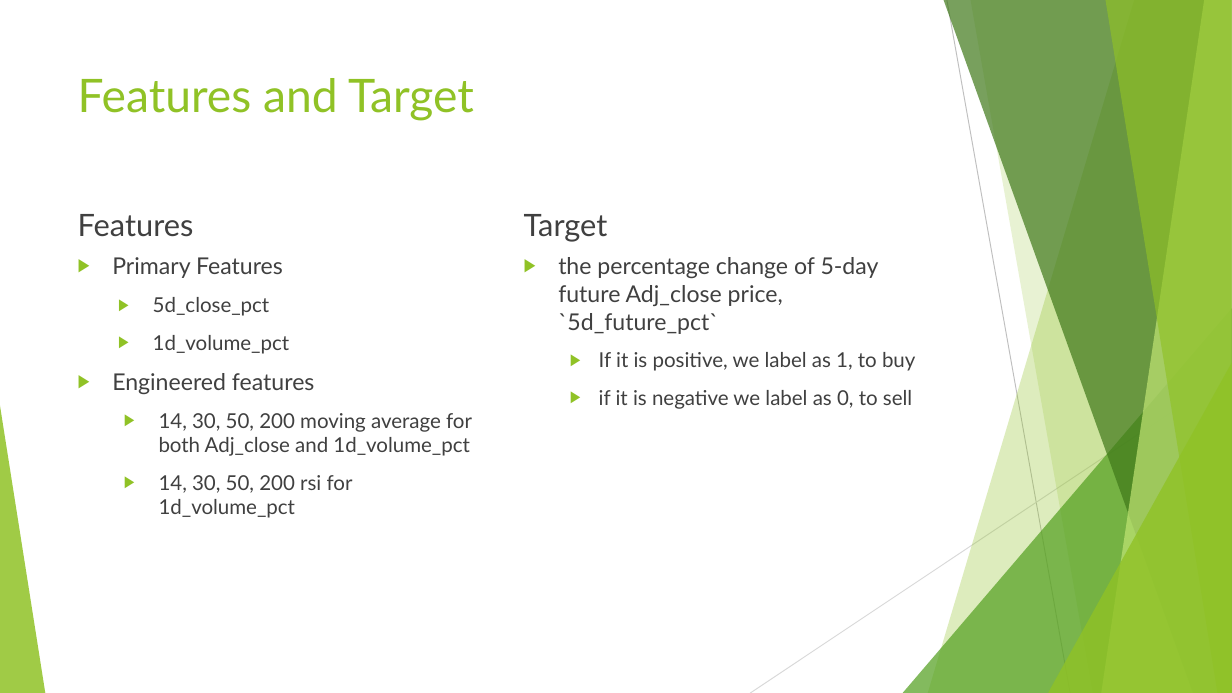
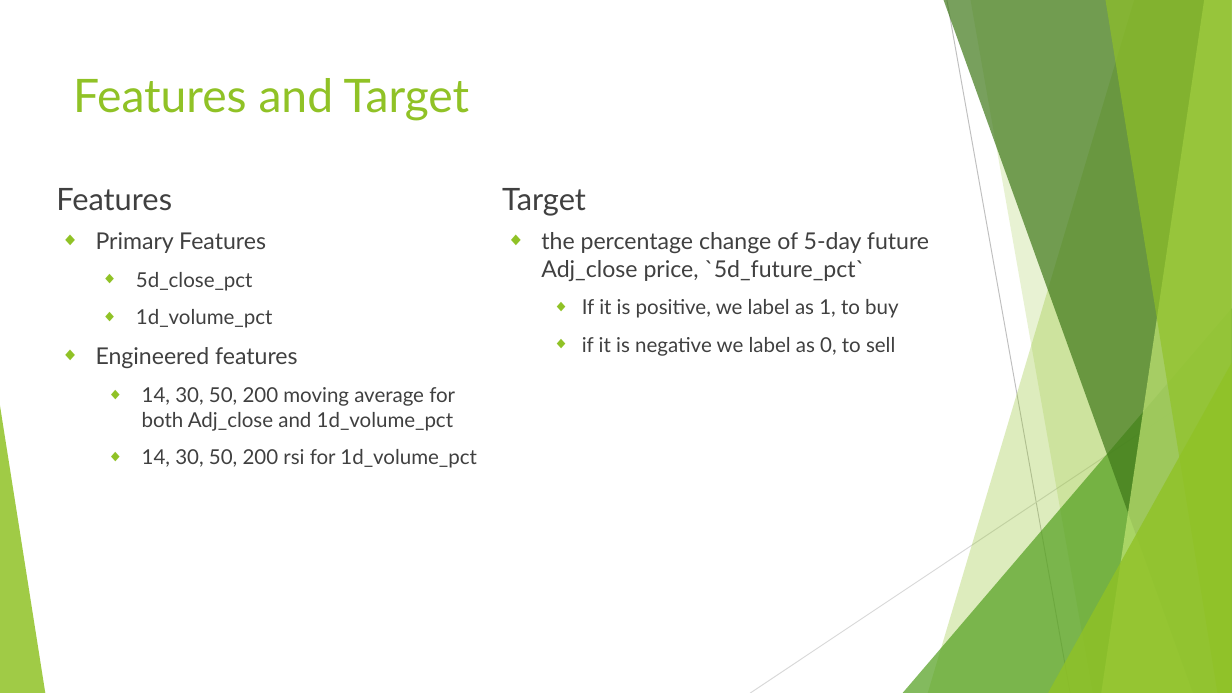
Before and after one commit to wenliangz/cs777-term-project, a slide deck: slide 7 of docs/presentation.pptx. Drawn at 1232x693 pixels with LibreOffice and Linux fonts; fonts in the diff are those of the drawing. Boxes give left, top, right and bottom in pixels: in the first picture for what was removed or moved away, otherwise in the second. Text is boxed around its words. In the diff, an @@ line names an element or a change of style, - is before the commit and + after.

```diff
--- a/docs/presentation.pptx
+++ b/docs/presentation.pptx
@@ title "Features and Target": place and size @@
-title "Features and Target" at (78, 78, 474, 121)
+title "Features and Target" at (73, 78, 470, 121)
@@ text "Features": place and size @@
-text "Features" at (78, 214, 194, 237)
+text "Features" at (56, 188, 172, 211)
@@ text "Target": place and size @@
-text "Target" at (524, 214, 608, 242)
+text "Target" at (502, 188, 586, 216)
@@ text "Primary Features": place and size @@
-text "Primary Features" at (112, 257, 472, 518)
+text "Primary Features" at (96, 232, 476, 468)
@@ text "Primary Features" at (96, 232, 476, 468): bullet ▶ to ◆ @@
@@ text "the percentage change of 5-day ..." at (541, 232, 929, 356): bullet ▶ to ◆ @@
@@ text "the percentage change of 5-day ...": place and size @@
-text "the percentage change of 5-day ..." at (558, 257, 915, 409)
+text "the percentage change of 5-day ..." at (541, 232, 929, 356)
@@ triangle removed at (903, 308, 1232, 693) @@
@@ freeform shape added at (903, 308, 1232, 693), fill #54A021 at 72% opacity @@
```
Also in this commit, not shown: 11 other slides changed.
